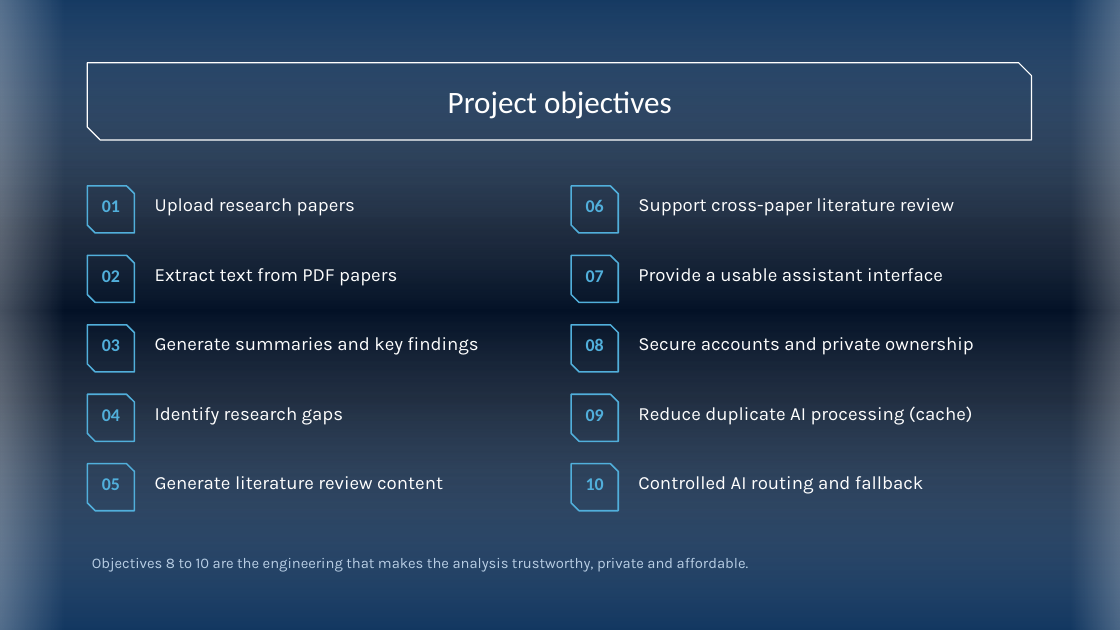
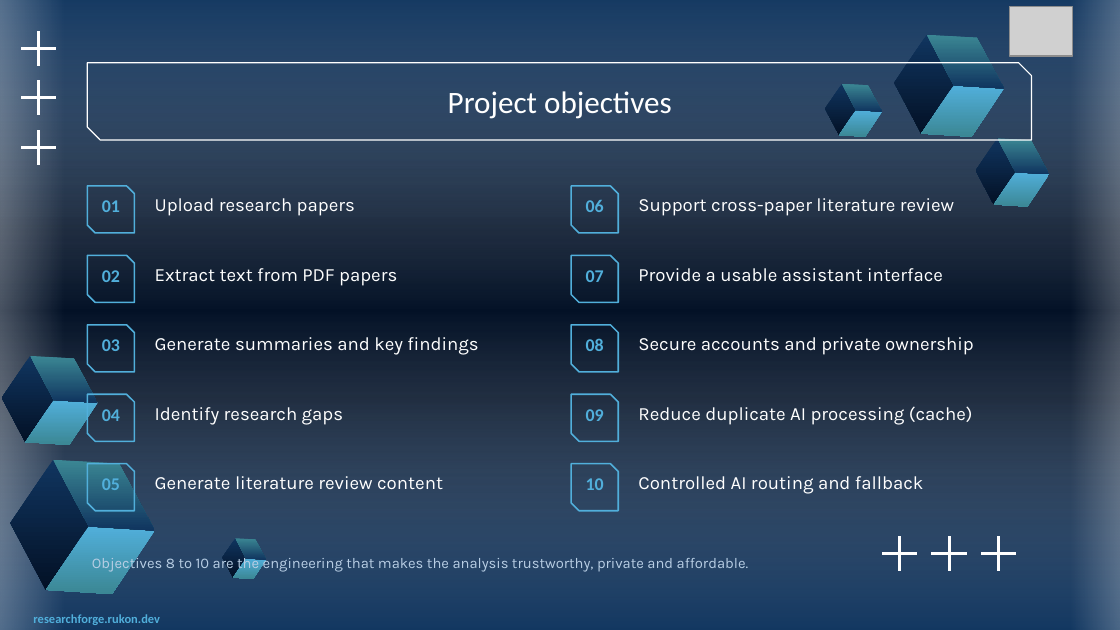
Before and after one commit to tirukon015/researchforge, a slide deck: slide 4 of docs/report/submission/ResearchForge_Final_Presentation.pptx. Drawn at 1120x630 pixels with LibreOffice and Linux fonts; fonts in the diff are those of the drawing; grey boxes stand for pictures; background and template pictures are left out. Boxes give left, top, right and bottom in pixels: in the first picture for what was removed or moved away, otherwise in the second. Text is boxed around its words. In the diff, an @@ line names an element or a change of style, - is before the commit and + after.

```diff
--- a/docs/report/submission/ResearchForge_Final_Presentation.pptx
+++ b/docs/report/submission/ResearchForge_Final_Presentation.pptx
@@ picture added at [1009, 7, 1073, 56] @@
@@ freeform shape added at [895, 35, 954, 133], fill gradient #10355F to #031126 @@
@@ freeform shape added at [927, 35, 1005, 88], fill gradient #3B8794 to #10355F @@
@@ freeform shape added at [825, 84, 857, 136], fill gradient #10355F to #031126 @@
@@ freeform shape added at [842, 84, 883, 112], fill gradient #3B8794 to #10355F @@
@@ freeform shape added at [922, 85, 1005, 137], fill gradient #51AFDB to #3B8794 @@
@@ freeform shape added at [839, 110, 881, 137], fill gradient #51AFDB to #3B8794 @@
@@ group added at [21, 30, 57, 166]: 6 freeform shapes @@
@@ freeform shape added at [976, 138, 1016, 204], fill gradient #10355F to #031126 @@
@@ freeform shape added at [998, 138, 1049, 174], fill gradient #3B8794 to #10355F @@
@@ freeform shape added at [993, 172, 1048, 207], fill gradient #51AFDB to #3B8794 @@
@@ freeform shape added at [2, 356, 54, 442], fill gradient #10355F to #031126 @@
@@ freeform shape added at [30, 356, 97, 403], fill gradient #3B8794 to #10355F @@
@@ freeform shape added at [26, 400, 97, 445], fill gradient #51AFDB to #3B8794 @@
@@ freeform shape added at [10, 459, 88, 589], fill gradient #10355F to #031126 @@
@@ freeform shape added at [54, 459, 156, 530], fill gradient #3B8794 to #10355F @@
@@ freeform shape added at [46, 526, 155, 594], fill gradient #51AFDB to #3B8794 @@
@@ freeform shape added at [223, 539, 246, 578], fill gradient #10355F to #031126 @@
@@ freeform shape added at [235, 539, 265, 560], fill gradient #3B8794 to #10355F @@
@@ freeform shape added at [233, 559, 265, 579], fill gradient #51AFDB to #3B8794 @@
@@ group added at [881, 535, 1017, 571]: 6 freeform shapes @@
@@ text added at [33, 614, 160, 625], 8 pt, text #51AFDB, bold @@
+researchforge.rukon.dev
```
Also in this commit, not shown: 14 other slides changed, 1 slide added, 1 other file.
